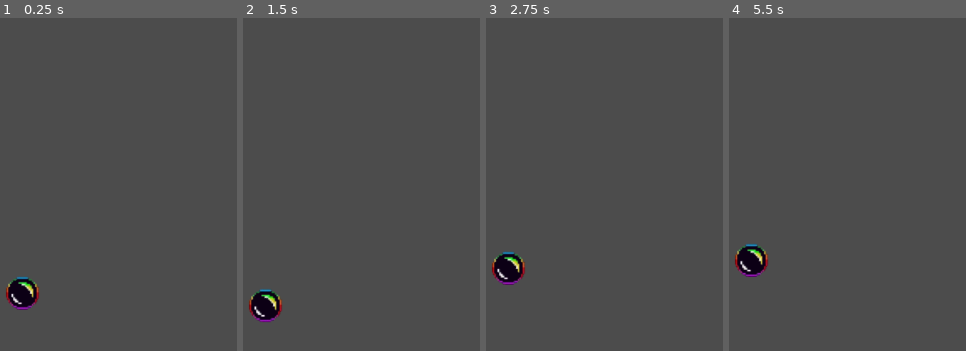
Above: before the commit, frames 1-4 (left to right).
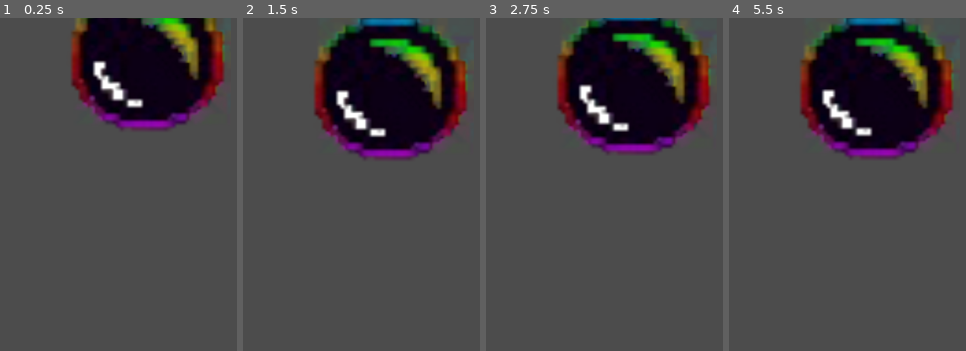
Above: after the commit, the same moments.

Repository: zrock-dev/la_fosa
Game: Godot game, scene res://src/fish/chemicals/bubble.tscn
Two runs of this game, one before a commit and one after it. Both use one fixed random seed, a clock stepped at 60 frames per second and the inputs below. This scene is started directly instead of the project's main scene.
Inputs (mouse positions are in pixels of both pictures, inside the frame that each line leads up to):
- Up to frame 1 (0.25 s): no input
- Up to frame 2 (1.5 s): move the mouse to (408, 227) at 0.52 s; hold Up (move_up) 0.53-1.25 s; hold Right (move_rigth) 0.53-1.25 s; click (408, 227) at 0.67 s; drag from (outside the picture) to (outside the picture) at 1.27 s
- Up to frame 3 (2.75 s): move the mouse to (557, 147) at 2.02 s; hold Left (move_left) from 2.03 s (still down); hold Right (move_rigth) from 2.03 s (still down)
- Up to frame 4 (5.5 s): release Left (move_left) at 2.75 s; release Right (move_rigth) at 2.75 s; drag from (outside the picture) to (outside the picture) at 2.77 s; move the mouse to (958, 321) at 3.52 s; hold Up (move_up) 3.53-4.25 s; hold Right (move_rigth) 3.53-4.25 s; drag from (outside the picture) to (outside the picture) at 4.27 s; move the mouse to (759, 251) at 5.02 s; hold Up (move_up) from 5.03 s (still down); hold Right (move_rigth) from 5.03 s (still down); click (759, 251) at 5.17 s

The runs differ from the first frame. In frame 1, 20% of the frame differs, in the area x 2-95%, y 0-88%; in frame 2, 23%, in the area x 2-95%, y 0-92%; in frame 3, 23%; in frame 4, 23%.

Commit message:
Bubbles appear randomly in the fish scene
- Scaled the bubbles to be bigger.
- Modified the _ready() function to make random positions for each bubble.
- Modified the bubble orbe behaviour to be more natural.
- Created a script to the GameFish scene to create a bubble every timeout.
- Added a timer to the GameFish.tscn scene, so in every timeout a bubble is created.

Diff:
--- a/src/fish/chemicals/bubble.tscn
+++ b/src/fish/chemicals/bubble.tscn
@@ -6,11 +6,8 @@
 [sub_resource type="CircleShape2D" id=1]
 radius = 22.0
 
-[node name="StaticBody2D" type="RigidBody2D"]
-position = Vector2( 553, 337 )
-mode = 3
-mass = 0.680612
-gravity_scale = -0.46
+[node name="StaticBody2D" type="StaticBody2D"]
+scale = Vector2( 4.72948, 4.41916 )
 script = ExtResource( 2 )
 __meta__ = {
 "_edit_group_": true
--- a/src/fish/chemicals/bubbles.gd
+++ b/src/fish/chemicals/bubbles.gd
@@ -1,26 +1,20 @@
-extends RigidBody2D
+extends StaticBody2D
 
 onready var original_pos = position
 var up = true;
 
-
-# Called when the node enters the scene tree for the first time.
 func _ready():
 	$Sprite.frame = randi()%4
+	position = Vector2(rand_range(10, 990), rand_range(10, 590))
 
-
-# Called every frame. 'delta' is the elapsed time since the previous frame.
 var frames_count = 0;
 func _process(_delta):
-	if frames_count < 60:
+	if frames_count < 120:
 		if up:
-			position.y += 1
+			position.y += .5
 		else:
-			position.y -= 1
+			position.y -= .5
 		frames_count += 1
 	else:
 		up = !up
-		frames_count = -30
-		#position = original_pos
-		linear_velocity. y = 0
-#	pass
+		frames_count = 0
--- /dev/null
+++ b/src/game/GameFish.gd
@@ -0,0 +1,8 @@
+extends Node2D
+
+# bubbles generation
+var bubbles = preload("res://src/fish/chemicals/bubble.tscn")
+
+func _on_Timer_timeout():
+	randomize()
+	add_child(bubbles.instance())
--- a/src/game/GameFish.tscn
+++ b/src/game/GameFish.tscn
@@ -1,8 +1,9 @@
-[gd_scene load_steps=6 format=2]
+[gd_scene load_steps=7 format=2]
 
 [ext_resource path="res://src/fish/fish.tscn" type="PackedScene" id=1]
 [ext_resource path="res://src/button/joystick.tscn" type="PackedScene" id=2]
 [ext_resource path="res://assets/environment/ground-1.png" type="Texture" id=3]
+[ext_resource path="res://src/game/GameFish.gd" type="Script" id=4]
 
 [sub_resource type="ConvexPolygonShape2D" id=1]
 points = PoolVector2Array( 64, 32, 0, 32, 0, 0, 64, 0 )
@@ -31,6 +32,7 @@
 0/z_index = 0
 
 [node name="GameFish" type="Node2D"]
+script = ExtResource( 4 )
 
 [node name="TileMap" type="TileMap" parent="."]
 position = Vector2( 0, 1 )
@@ -42,3 +44,9 @@
 position = Vector2( 85, 479 )
 
 [node name="CanvasLayer" parent="." instance=ExtResource( 2 )]
+
+[node name="Timer" type="Timer" parent="."]
+wait_time = 10.0
+autostart = true
+
+[connection signal="timeout" from="Timer" to="." method="_on_Timer_timeout"]
Binary file changed: assets/fish/chemicals/bubbles.png
